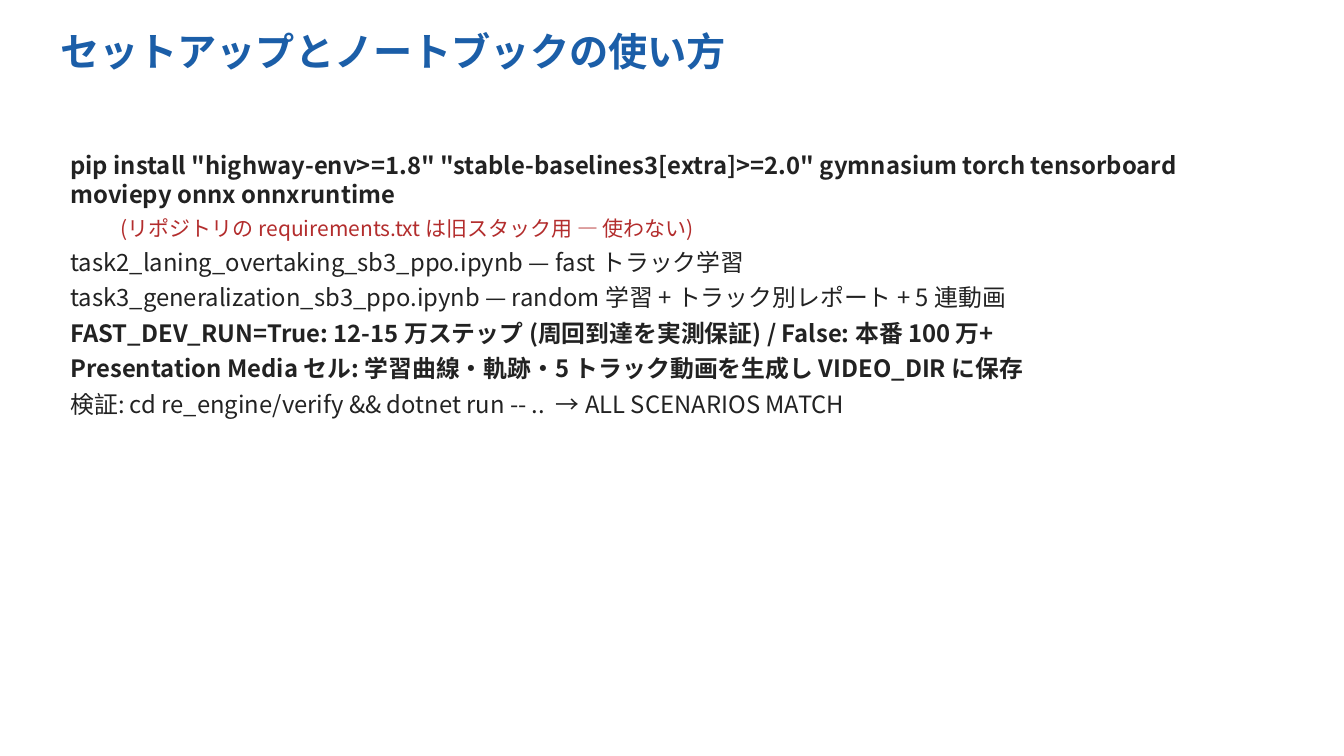
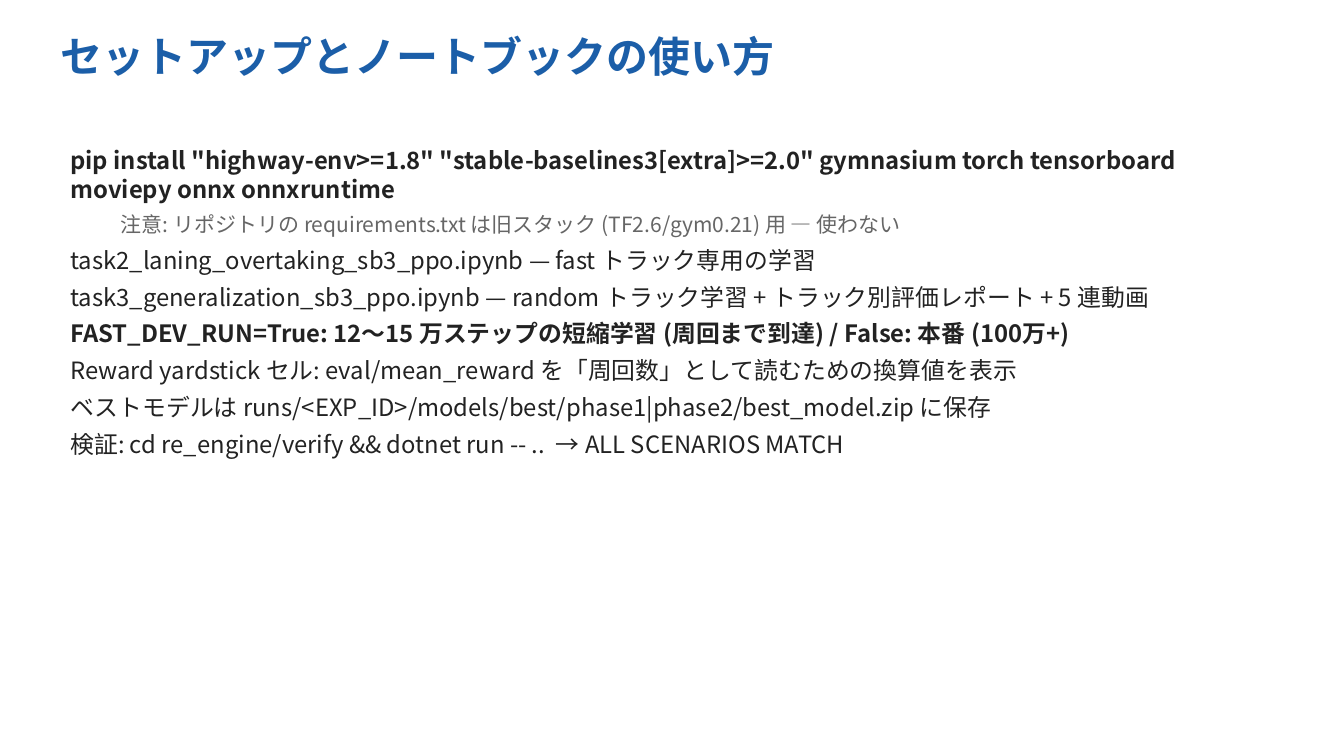
Before and after one commit to Evergarden0101/CircuitAgents, a slide deck: slide 9 of docs/CircuitAgents_intro_ja.pptx (slide 15 before the commit). Drawn at 1344x756 pixels with LibreOffice and Linux fonts; fonts in the diff are those of the drawing. Boxes give left, top, right and bottom in pixels: in the first picture for what was removed or moved away, otherwise in the second. Text is boxed around its words. In the diff, an @@ line names an element or a change of style, - is before the commit and + after.

```diff
--- a/docs/CircuitAgents_intro_ja.pptx
+++ b/docs/CircuitAgents_intro_ja.pptx
@@ text "セットアップとノートブックの使い方" at [60,35,774,76]: size 28 to 30 pt @@
@@ text at [70,149,1175,459]: more space between paragraphs @@
@@ text at [70,214,1149,422]: text changed @@
-  (リポジトリの requirements.txt は旧スタック用 — 使わない)
-task2_laning_overtaking_sb3_ppo.ipynb — fast トラック学習
-task3_generalization_sb3_ppo.ipynb — random 学習 + トラック別レポート + 5 連動画
-FAST_DEV_RUN=True: 12-15 万ステップ (周回到達を実測保証) / False: 本番 100 万+
-Presentation Media セル: 学習曲線・軌跡・5 トラック動画を生成し VIDEO_DIR に保存
+  注意: リポジトリの requirements.txt は旧スタック (TF2.6/gym0.21) 用 — 使わない
+task2_laning_overtaking_sb3_ppo.ipynb — fast トラック専用の学習
+task3_generalization_sb3_ppo.ipynb — random トラック学習 + トラック別評価レポート + 5 連動画
+FAST_DEV_RUN=True: 12〜15 万ステップの短縮学習 (周回まで到達) / False: 本番 (100万+)
+Reward yardstick セル: eval/mean_reward を「周回数」として読むための換算値を表示
+ベストモデルは runs/<EXP_ID>/models/best/phase1|phase2/best_model.zip に保存
```
Also in this commit, not shown: 2 other slides changed, 8 slides added, 14 slides removed, 7 other files.
